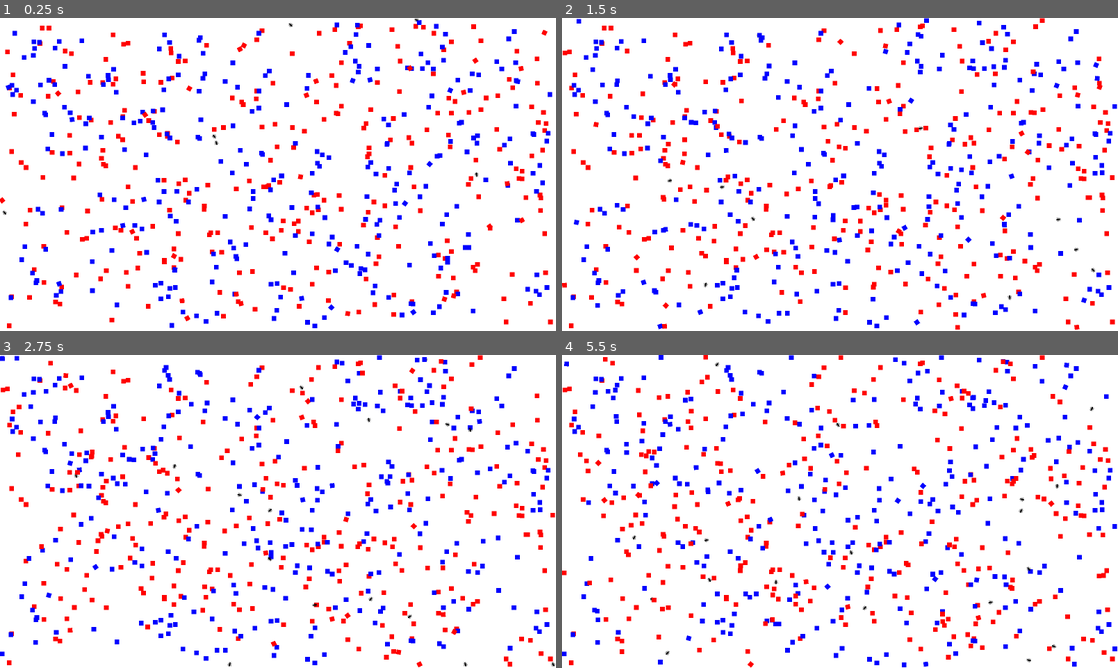
Above: before the commit, frames 1-4 (two rows, left to right).
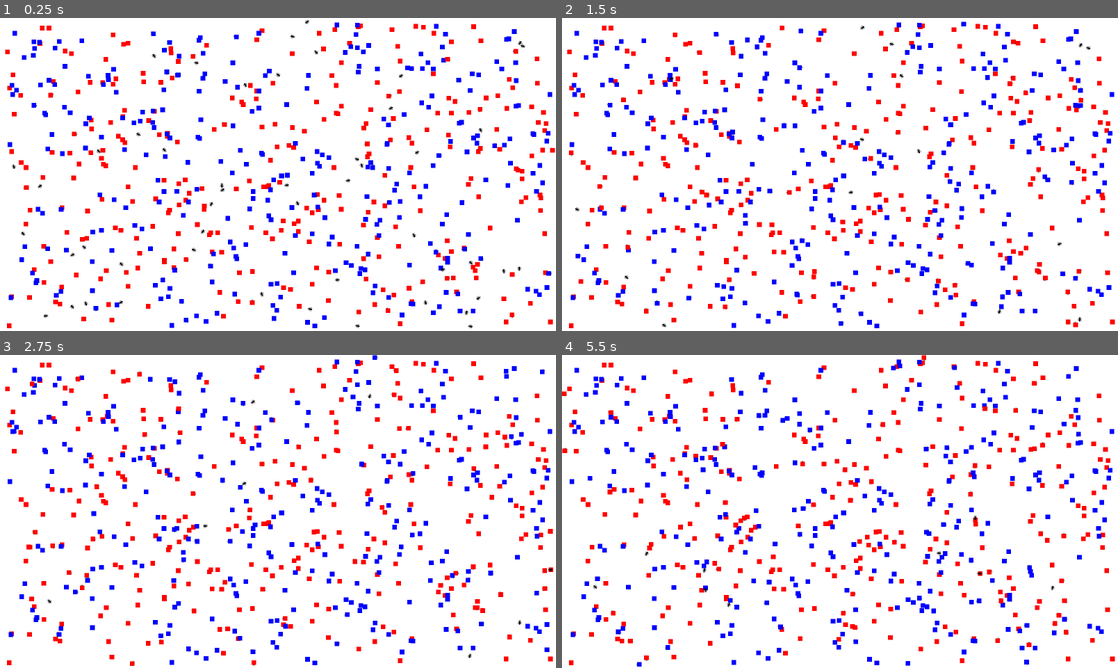
Above: after the commit, the same moments.

Repository: WhitePuppyGD/CollectiveSort
Game: Godot game, scene res://scenes/field.tscn
The game is run twice, just before and just after one commit, with the same random seed, the same clock (stepped at 60 frames per second) and the same inputs.
Inputs:
- Up to frame 1 (0.25 s): no input
- Up to frame 2 (1.5 s): hold Right (ui_right) 0.53-1.28 s; hold Down (ui_down) from 1.28 s (still down)
- Up to frame 3 (2.75 s): release Down (ui_down) at 2.03 s; hold Right (ui_right) from 2.03 s (still down)
- Up to frame 4 (5.5 s): release Right (ui_right) at 2.78 s; hold Up (ui_up) 2.78-3.53 s; hold Left (ui_left) 3.53-5.03 s; hold Down (ui_down) from 5.03 s (still down)

The runs differ from the first frame. In frame 1, 2.7% of the frame differs, in the area x 0-100%, y 0-100%; in frame 2, 5.8%; in frame 3, 8.2%; in frame 4, 11%.
Error before the commit: Invalid assignment of property or key 'position' with value of type 'Vector2' on a base object of type 'Nil'. (res://scenes/ant.gd:106)

Commit message:
Le Collective Sort fonctionne

Diff:
--- a/scenes/ant.gd
+++ b/scenes/ant.gd
@@ -1,12 +1,13 @@
 extends CharacterBody2D
 
 
-var speed = 200000  # Vitesse du personnage en pixels par seconde
+var speed = 10000  # Vitesse du personnage en pixels par seconde
 var carried_object = null
-var carried_object_type = null
+#var carried_object_type = null
 var rng = null
 var memory = null
-var memory_size = 20
+var memory_size = 16
+var nb_of_steps = 0
 
 
 func _ready() -> void:
@@ -21,23 +22,23 @@
 
 	move_ahead(delta)
 
-	return
-
-	var input_vector = Vector2.ZERO
-	input_vector.x = Input.get_action_strength("ui_right") - Input.get_action_strength("ui_left")
-	input_vector.y = Input.get_action_strength("ui_down") - Input.get_action_strength("ui_up")
-	input_vector = input_vector.normalized()  # Normalise le vecteur pour une vitesse constante
-
-	velocity = input_vector * speed
-
-	move_and_slide()
-
-	#move_ahead(delta)
 
 func move_ahead(delta) -> void:
 	var direction = Vector2(cos(rotation - PI/2), sin(rotation - PI/2))
 
 	velocity = direction * speed * delta
+
+	nb_of_steps +=1
+
+	# Si la fourmis n'a pas rencontré d'objet depuis qq pas,
+	# Elle enregistre "Void" dans sa mémoire
+	# Cela évite d'avoir une fourmis qui parcourt tout le terrain
+	# Et se souvient d'un Square rencontré plusieurs centaines de pas avant
+	if nb_of_steps % memory_size == 0:
+		memory.add("Void")
+
+	if carried_object:
+		carried_object.position = position
 
 	move_and_slide()
 
@@ -48,95 +49,27 @@
 func _get_new_rotation() -> float:
 	return rng.get_randf_range(-PI, PI)
 
-func __pick_square(square: Node2D) -> void:
-
-	if carried_object:
-		return
-
-	square.get_parent().call_deferred("remove_child", square)
-	square.position = Vector2.ZERO
-	call_deferred("add_child", square)
-	square.get_node("CollisionShape2D").call_deferred("set_disabled", true)
-
-	carried_object_type = square.get_groups()[1]
-	carried_object = square
 
 func _pick_square(square: Node2D) -> void:
 
-	if carried_object:
-		return
+	# On enlève la détection une fois l'objet transporté
+	# Call_deferred car la propriété d'un noeud doit être traité
+	# Une fois la gestion de la physique terminée
+	square.get_node("CollisionShape2D").call_deferred("set_disabled", true)
 
-	carried_object_type = square.get_groups()[1]
+	# Pour que l'objet apparaisse au dessus de la fourmis
+	square.z_index = z_index + 1
 	carried_object = square
-
-	# Appeler la fonction différée
-	call_deferred("_deferred_pick_square", square)
-
-func _deferred_pick_square(square: Node2D) -> void:
-	if not is_instance_valid(square):
-		print("Erreur : 'square' n'est plus une instance valide.")
-		return
-
-	var parent = square.get_parent()
-	if parent != null:
-		parent.remove_child(square)
-	else:
-		print("Erreur : 'square' n'a pas de parent.")
-
-	add_child(square)
-	square.position = Vector2.ZERO
-
-	var collision_shape = square.get_node("CollisionShape2D")
-	if collision_shape:
-		collision_shape.set_disabled(true)
-	else:
-		print("Erreur : 'CollisionShape2D' introuvable dans 'square'.")
 
 
 func _drop_square() -> void:
-	print("drop : ", carried_object)
-	if carried_object != null and is_instance_valid(carried_object):
-		call_deferred("_deferred_drop_square")
-	else:
-		print("Erreur : 'carried_object' est nul ou invalide.")
 
-func _deferred_drop_square() -> void:
-	print("defered : ", carried_object)
+	carried_object.get_node("CollisionShape2D").call_deferred("set_disabled", false)
 
+	# Pour que l'objet déposé soit en dessous de la fourmis
+	carried_object.z_index = z_index - 1
 	carried_object.position = position
-
-	if carried_object.has_node("CollisionShape2D"):
-		carried_object.get_node("CollisionShape2D").set_disabled(false)
-	else:
-		print("Erreur : 'carried_object' n'a pas de nœud 'CollisionShape2D'.")
-
-	remove_child(carried_object)
-
-	var parent = get_parent()
-	if parent != null:
-		parent.add_child(carried_object)
-	else:
-		print("Erreur : le nœud courant n'a pas de parent.")
-
 	carried_object = null
-	carried_object_type = null
-
-
-func __drop_square() -> void:
-
-	return
-	#carried_object.collision_layer = 1
-	#carried_object = null
-
-	#print("Drop !")
-	carried_object.position = position
-	carried_object.get_node("CollisionShape2D").call_deferred("set_disabled", false)
-	call_deferred("remove_child", carried_object)
-	get_parent().call_deferred("add_child", carried_object)
-	#memory.flush()
-	carried_object = null
-	carried_object_type = null
-
 
 func _decide_action(object_ant_is_on: Node2D, object_ant_is_on_type: String) -> void:
 
@@ -151,7 +84,6 @@
 		var count_object_types = memory.count_items_of_type(carried_object_type)
 
 		# Si elle a 8 objets de même type dans sa mémoire elle a 80% de drop
-		#if rng.get_randi_range(0, 10) < count_object_types:
 		if rng.get_randi_range(0, memory_size) < count_object_types:
 			_drop_square()
 
@@ -163,13 +95,15 @@
 
 		# Si elle a 8 objets de même type dans sa mémoire, elle a 20% de pick
 		if rng.get_randi_range(0, memory_size) >= count_object_types:
-			#print("Object :", object_ant_is_on_type, " in Memory :", count_object_types)
 			_pick_square(object_ant_is_on)
 
 
 func next_move(square: Node2D) -> void:
 
-	#print("Decide next move from ", square, " with ", self)
+	# Cette fonction est appelée après une collision
+	# On remet le nb de pas à 0 après une collision
+	# Car la fourmis a rencontré un objet
+	nb_of_steps = 0
 	_decide_action(square, square.get_groups()[1])
 	memory.add(square.get_groups()[1])
 
@@ -179,18 +113,11 @@
 	if rng.get_randi_range(0,9) >= 7:
 		rotation = _get_new_rotation()
 
-	#if carried_object:
-	#	remove_child(carried_object)
-		#get_parent().add_child(carried_object)
-	#	memory.flush()
-	#	carried_object = null
-
-
 func get_size() -> Vector2:
 	return $Sprite2D.texture.get_size() * $Sprite2D.scale
 
 func get_width() -> int:
-	return get_size()[0]
+	return int(get_size()[0])
 
 func get_height() -> int:
-	return get_size()[1]
+	return int(get_size()[1])
--- a/scenes/ant.tscn
+++ b/scenes/ant.tscn
@@ -8,6 +8,7 @@
 height = 18.0
 
 [node name="Ant" type="CharacterBody2D" groups=["Ants"]]
+z_index = 1
 motion_mode = 1
 script = ExtResource("1_prexr")
 
--- a/scenes/main.gd
+++ b/scenes/main.gd
@@ -2,7 +2,7 @@
 
 @export var nb_red_squares = 300
 @export var nb_blue_squares = 300
-@export var nb_ants = 50
+@export var nb_ants = 100
 
 
 var rng = null
@@ -20,10 +20,10 @@
 	_create_squares(square_red_scene, nb_red_squares)
 	_create_squares(square_blue_scene, nb_blue_squares)
 
-	_create_ants(ant_scene, nb_ants)
+	_create_ants(ant_scene)
 
 
-func _create_ants(ant_scene: PackedScene, nb_ants: int):
+func _create_ants(ant_scene: PackedScene):
 
 	var field_size = get_viewport_rect().size
 
--- a/scenes/square.gd
+++ b/scenes/square.gd
@@ -2,17 +2,15 @@
 
 
 func _on_body_entered(body: Node2D) -> void:
-	#print("Collision avec : ", body)
 
 	if body.is_in_group("Ants"):
 		body.next_move(self)
-
 
 func get_size() -> Vector2:
 	return $Sprite2D.texture.get_size() * $Sprite2D.scale
 
 func get_width() -> int:
-	return get_size()[0]
+	return int(get_size()[0])
 
 func get_height() -> int:
-	return get_size()[1]
+	return int(get_size()[1])
